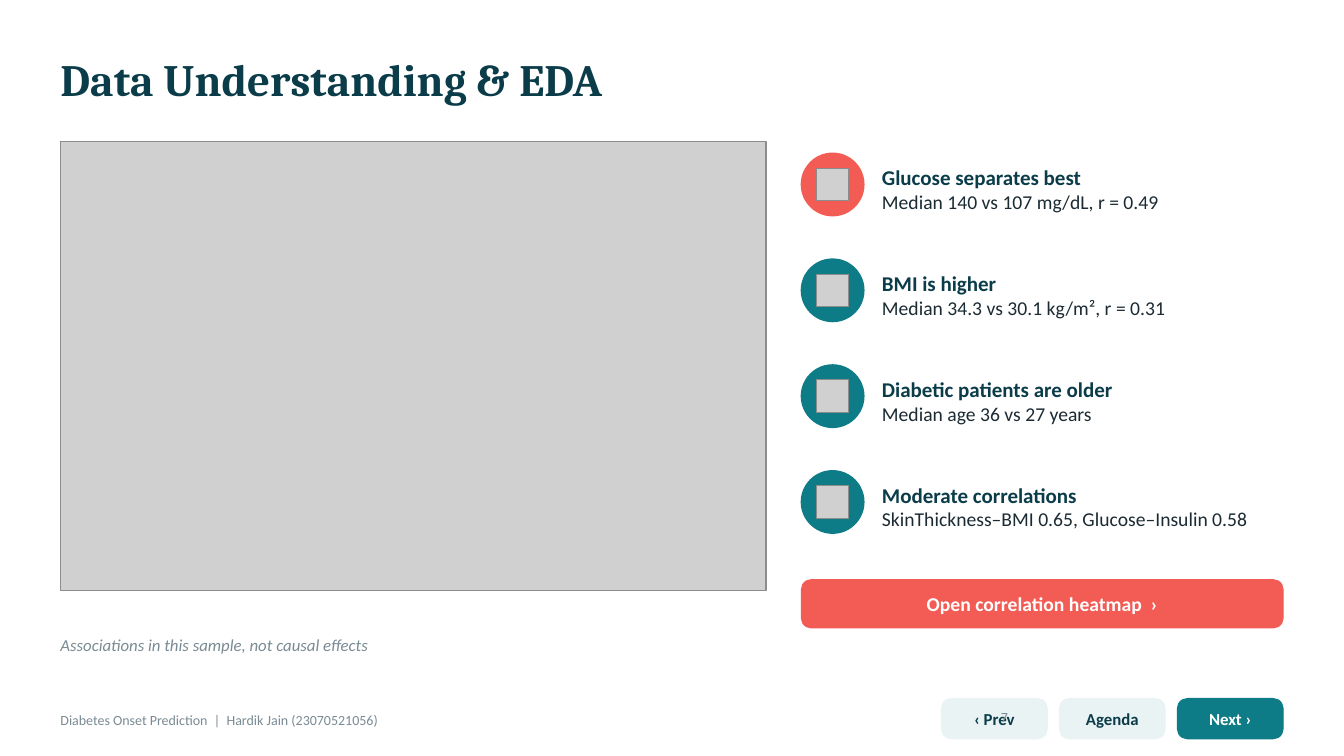
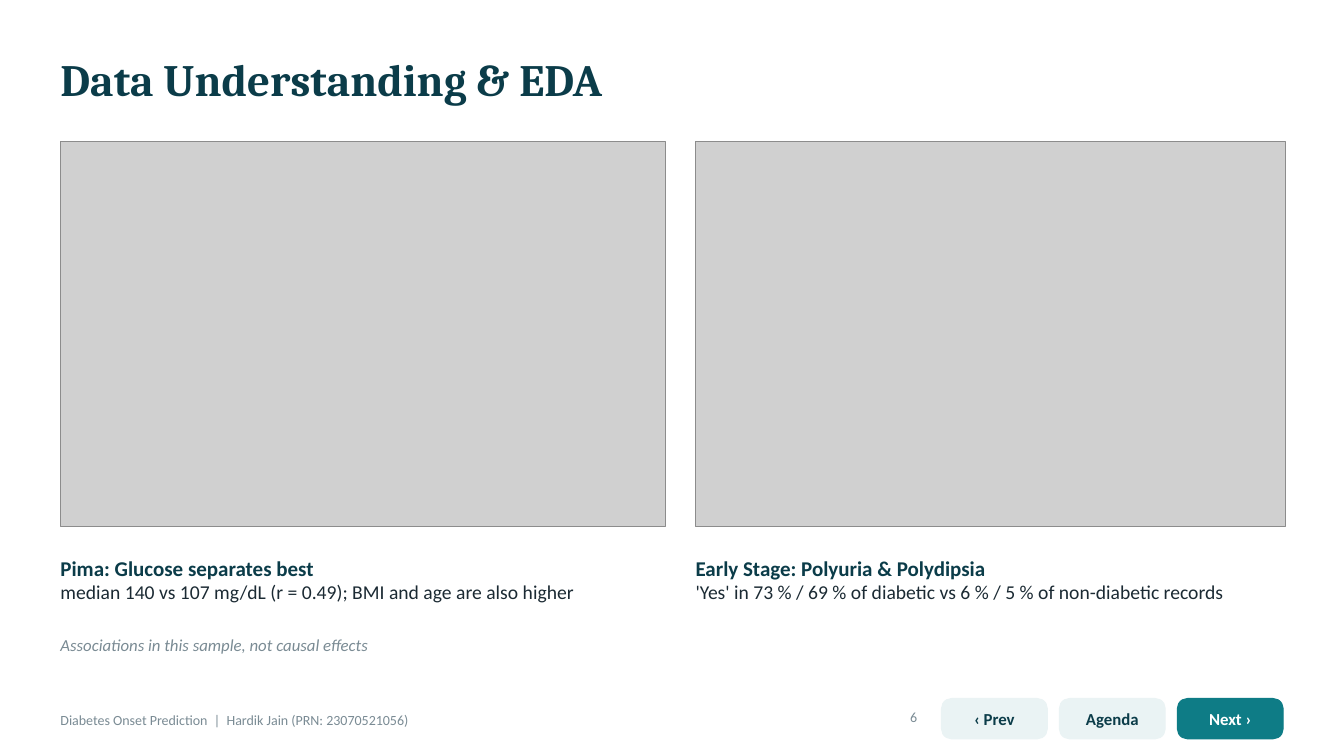
Before and after one commit to hardikjain2005/-Predictive-Analytics-CA-3-Diabetes-Onset-Prediction-Using-Machine-Learning, a slide deck: slide 6 of Diabetes_Onset_Prediction_Presentation .pptx (slide 7 before the commit). Drawn at 1344x756 pixels with LibreOffice and Linux fonts; fonts in the diff are those of the drawing; grey boxes stand for pictures. Boxes give left, top, right and bottom in pixels: in the first picture for what was removed or moved away, otherwise in the second. Text is boxed around its words. In the diff, an @@ line names an element or a change of style, - is before the commit and + after.

```diff
--- a/Diabetes_Onset_Prediction_Presentation .pptx
+++ b/Diabetes_Onset_Prediction_Presentation .pptx
@@ picture: place and size @@
-picture at [60,141,766,591]
+picture at [60,141,665,526]
@@ picture added at [696,141,1286,527] @@
@@ ellipse removed at [802,153,864,216] @@
@@ picture removed at [817,168,849,201] @@
@@ ellipse removed at [802,259,864,322] @@
@@ picture removed at [817,274,849,307] @@
@@ text removed at [882,276,1165,319] @@
-BMI is higher
-Median 34.3 vs 30.1 kg/m², r = 0.31
@@ ellipse removed at [802,365,864,427] @@
@@ picture removed at [817,380,849,412] @@
@@ text removed at [882,382,1113,425] @@
-Diabetic patients are older
-Median age 36 vs 27 years
@@ ellipse removed at [802,471,864,533] @@
@@ picture removed at [817,486,849,518] @@
@@ text removed at [882,488,1247,529] @@
-Moderate correlations
-SkinThickness–BMI 0.65, Glucose–Insulin 0.58
@@ text at [60,561,574,603]: text changed @@
-Glucose separates best
-Median 140 vs 107 mg/dL, r = 0.49
+Pima: Glucose separates best
+median 140 vs 107 mg/dL (r = 0.49); BMI and age are also higher
@@ text added at [696,561,1223,599], 14 pt, text #1B2A33 @@
+Early Stage: Polyuria & Polydipsia
+'Yes' in 73 % / 69 % of diabetic vs 6 % / 5 % of non-diabetic records
@@ rounded rectangle removed at [802,580,1284,628] @@
-Open correlation heatmap ›
@@ text at [60,715,408,727]: text changed @@
-Diabetes Onset Prediction | Hardik Jain (23070521056)
+Diabetes Onset Prediction | Hardik Jain (PRN: 23070521056)
@@ page number at [910,712,917,722]: text changed @@
-7
+6
```
Also in this commit, not shown: 11 other slides changed, 2 slides added, 10 slides removed, 2 other files.
